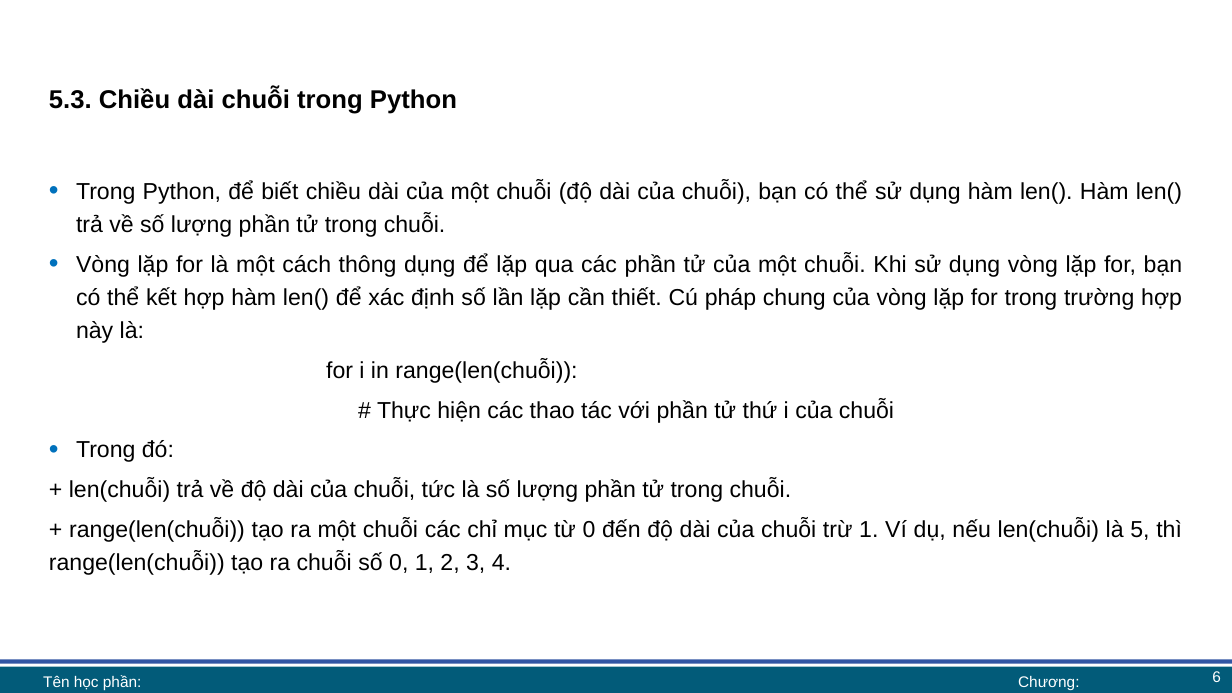
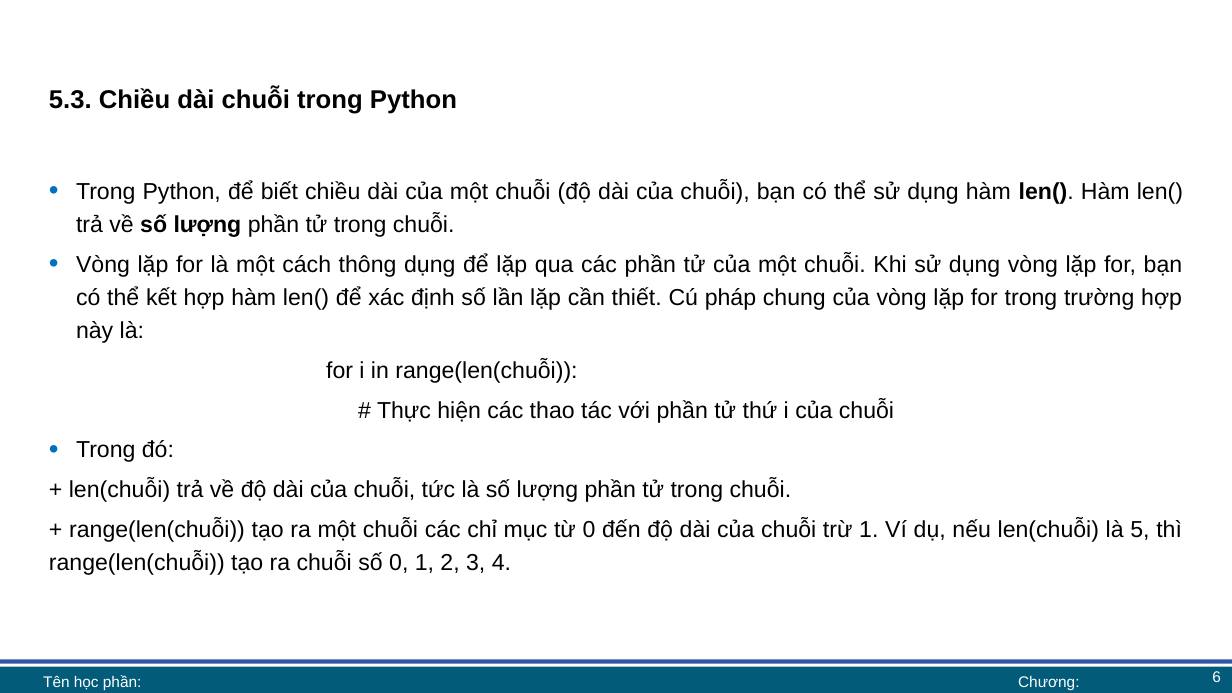
Before and after one commit to lhaaaaa/17A2-Ca-sang, a slide deck: slide 6 of Lab 5/Lab 5 bài giảng.pptx. Drawn at 1232x693 pixels with LibreOffice and Linux fonts; fonts in the diff are those of the drawing; background and template pictures are left out. Boxes give left, top, right and bottom in pixels: in the first picture for what was removed or moved away, otherwise in the second. Text is boxed around its words. In the diff, an @@ line names an element or a change of style, - is before the commit and + after.

```diff
--- a/Lab 5/Lab 5 bài giảng.pptx
+++ b/Lab 5/Lab 5 bài giảng.pptx
@@ text at box(76, 180, 1183, 237): bold on in "len(). số lượng" @@
```
Also in this commit, not shown: 7 other slides changed, 2 other files.
